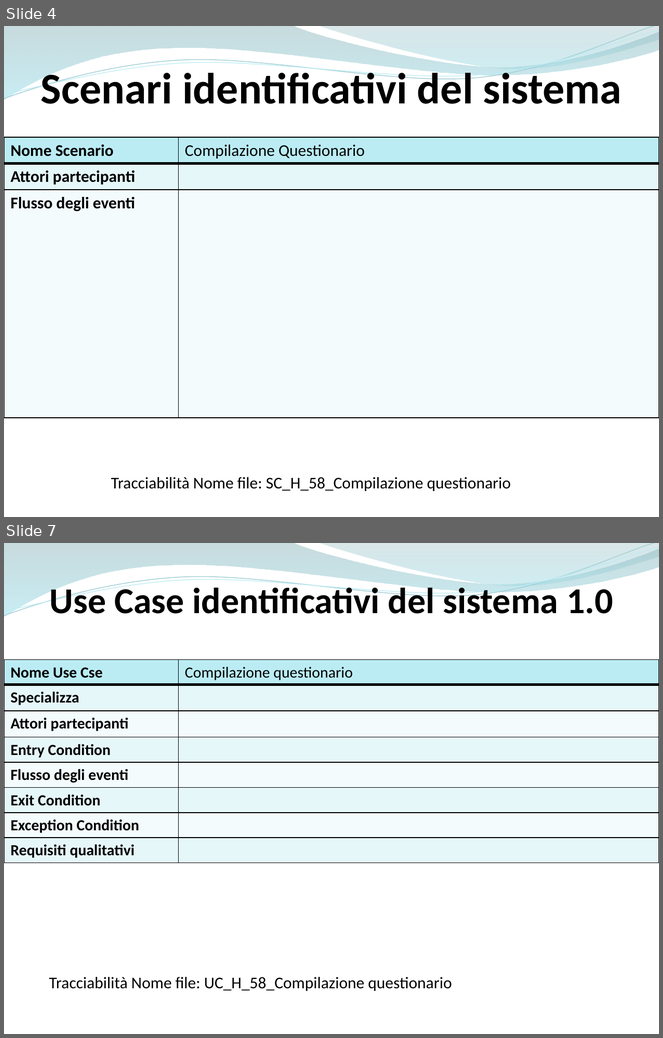
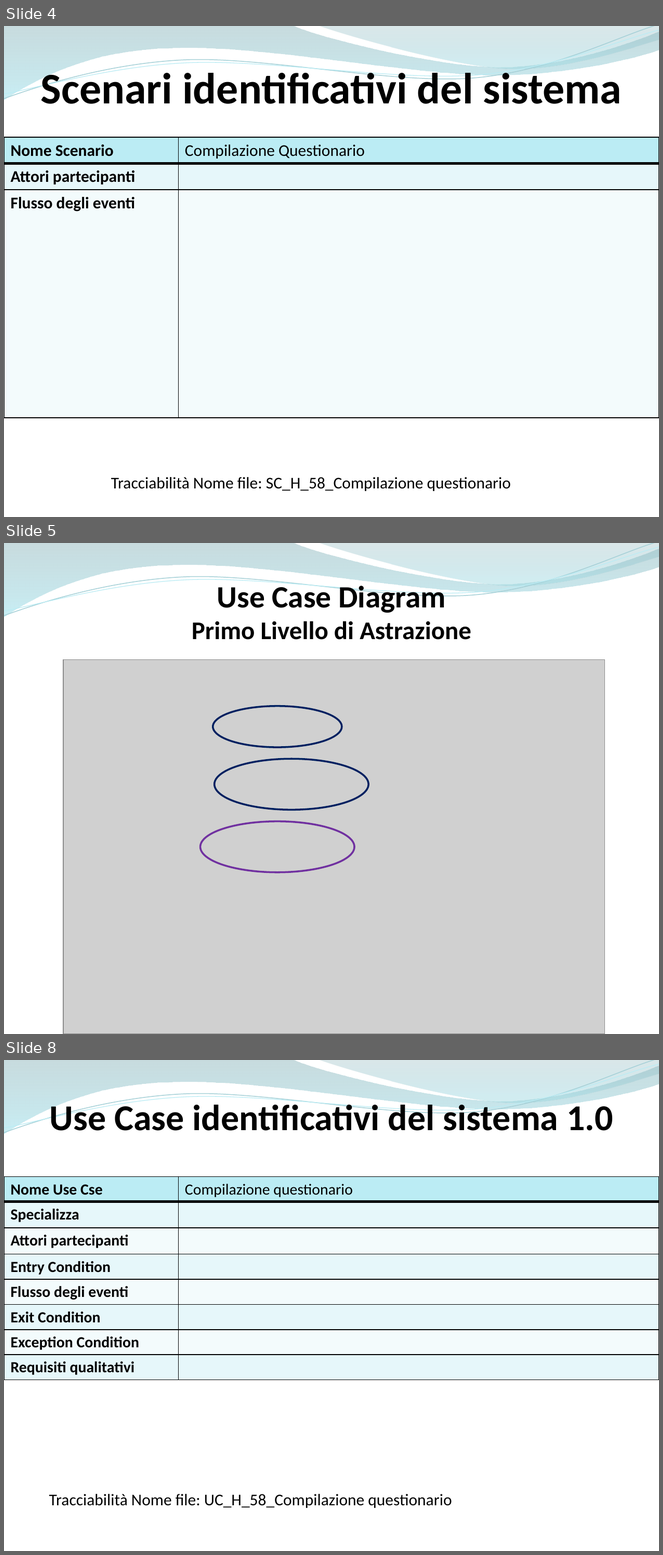
Before and after one commit to ammirate/at-silo, a slide deck: Presentazione/Atsilo3/Atsilo_H_PresentazioneFinale.pptx. Shown one above the other, each under a label of ours: slides 4 and 7 before the commit, slides 4, 5 and 8 after it; the slides between them are not shown. The pictures are 663x1038 and 663x1555 pixels, drawn with LibreOffice and Linux fonts; fonts in the diff are those of the drawing; grey boxes stand for pictures. Boxes give left, top, right and bottom in pixels: in the first picture for what was removed or moved away, otherwise in the second. Text is boxed around its words. In the diff, an @@ line names an element or a change of style, - is before the commit and + after.

```diff
--- a/Presentazione/Atsilo3/Atsilo_H_PresentazioneFinale.pptx
+++ b/Presentazione/Atsilo3/Atsilo_H_PresentazioneFinale.pptx
@@ slide 5 added at bbox=[4, 543, 659, 1034], background #FFFFFF; not listed: 4 template elements that a slide beside it also shows @@
@@ text added at bbox=[192, 582, 471, 640], 28 pt, text #000000, bold @@
+Use Case Diagram
+Primo Livello di Astrazione
@@ picture added at bbox=[64, 659, 606, 1034] @@
@@ ellipse added at bbox=[213, 706, 342, 747], outline #002060 2 pt @@
@@ ellipse added at bbox=[214, 759, 369, 810], outline #002060 2 pt @@
@@ ellipse added at bbox=[201, 822, 354, 873], outline #7030A0 2 pt @@
@@ what was slide 7 is now slide 8 @@
```
Also in this commit, not shown: 3 slides changed.
